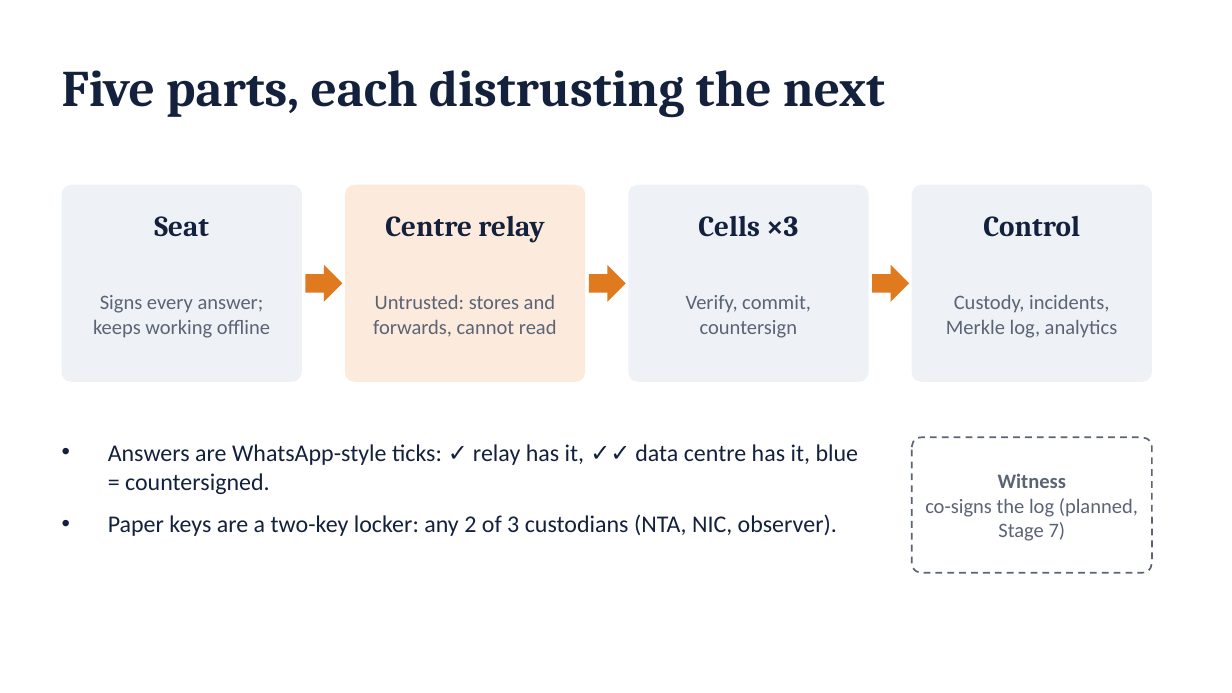
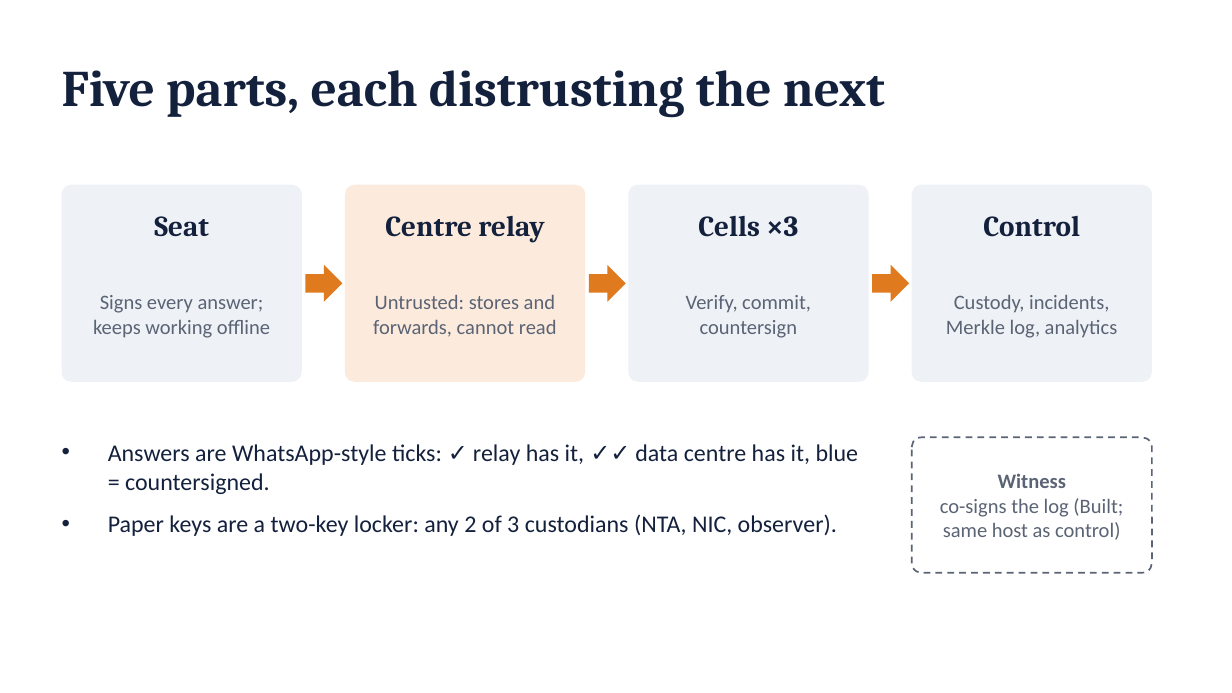
Before and after one commit to anirudh12032008/saakshi, a slide deck: slide 4 of docs/deck/saakshi.pptx. Drawn at 1232x693 pixels with LibreOffice and Linux fonts; fonts in the diff are those of the drawing. Boxes give left, top, right and bottom in pixels: in the first picture for what was removed or moved away, otherwise in the second. Text is boxed around its words. In the diff, an @@ line names an element or a change of style, - is before the commit and + after.

Commit message:
docs: measured numbers in README and deck; witness marked Built; Act 2 cites stage8-act2

```diff
--- a/docs/deck/saakshi.pptx
+++ b/docs/deck/saakshi.pptx
@@ text at box(940, 498, 1123, 540): text changed @@
-co-signs the log (planned, Stage 7)
+co-signs the log (Built; same host as control)
```
Also in this commit, not shown: 3 other slides changed, 1 slide added, 2 other files.
